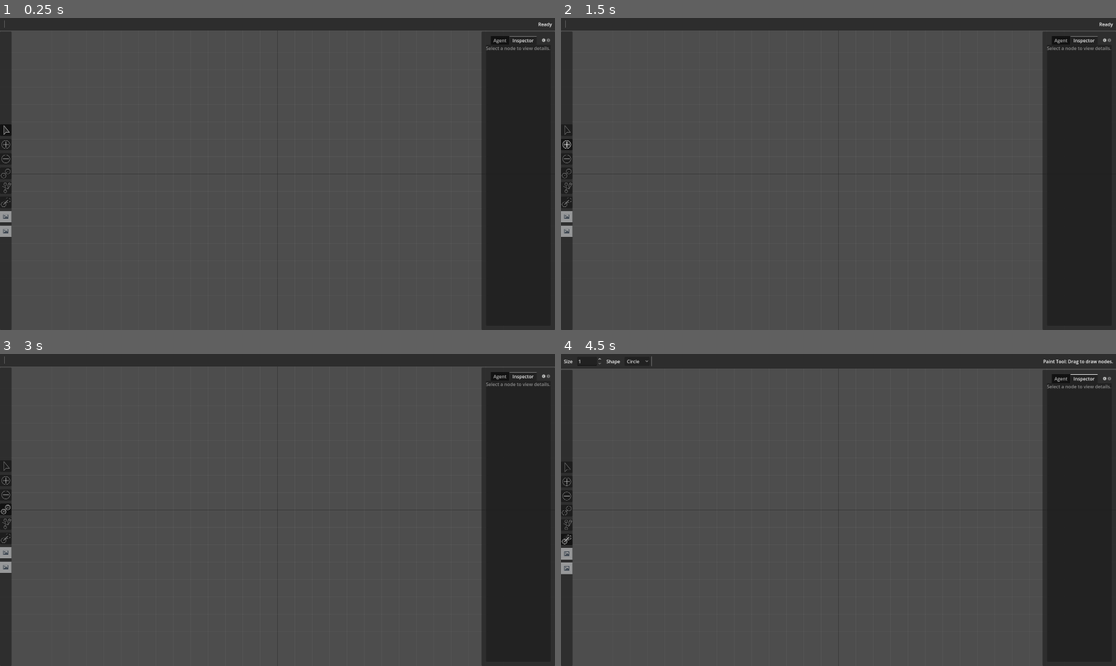
Above: before the commit, frames 1-4 (two rows, left to right).
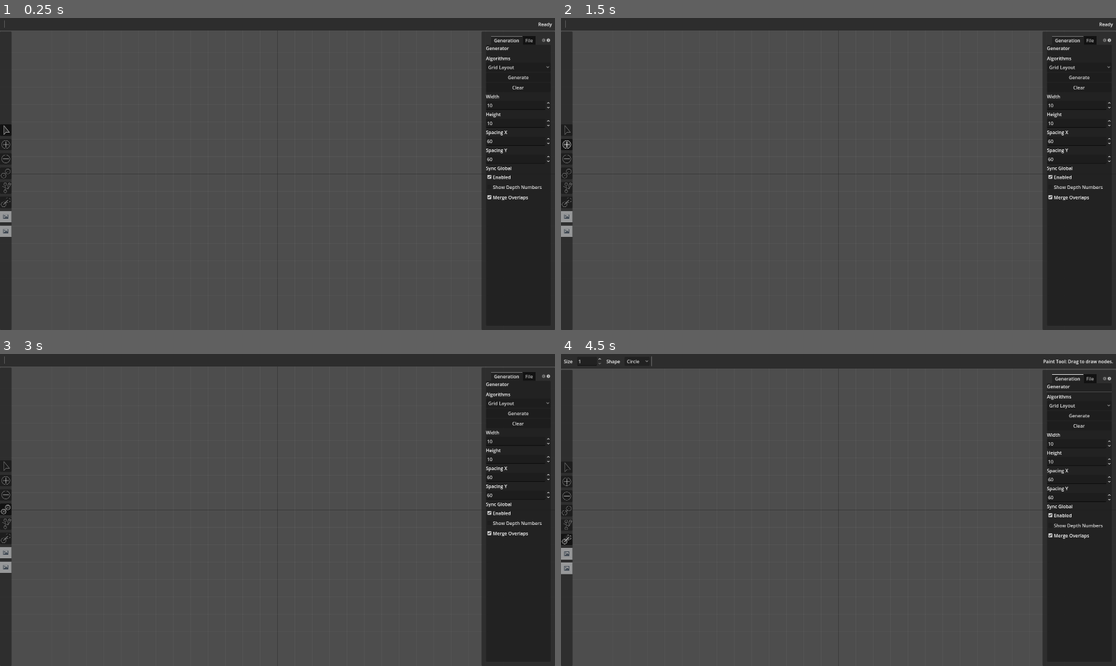
Above: after the commit, the same moments.

Repository: Code-SorceryLab/Procedural-Graph-Tools
Game: Godot game, scene res://scenes/game_player.tscn
Two runs of this game, one before a commit and one after it. Both use one fixed random seed, a clock stepped at 60 frames per second and the inputs below.
Inputs (mouse positions are in pixels of both pictures, inside the frame that each line leads up to):
- Up to frame 1 (0.25 s): no input
- Up to frame 2 (1.5 s): click (566, 130) at 0.5 s; click (566, 145) at 1.27 s
- Up to frame 3 (3 s): click (5, 494) at 2.02 s; click (5, 510) at 2.77 s
- Up to frame 4 (4.5 s): click (566, 522) at 3.52 s; click (566, 538) at 4.27 s

The runs differ from the first frame. In frame 1, 0.6% of the frame differs, in the area x 87-100%, y 5-59%; in frame 2, 0.6%; in frame 3, 0.6%; in frame 4, 0.6%, in the area x 87-100%, y 6-60%.

Commit message:
Step/Start/Reset Implemented
Step can progress the simulation by 1 step, play plays a whole sequence of a walker's behaviour, reset takes them back to their starting point.

Diff:
--- a/graph-tools/scenes/game_player.tscn
+++ b/graph-tools/scenes/game_player.tscn
@@ -165,12 +165,11 @@
 [node name="TabContainer" type="TabContainer" parent="UI/MainLayout/Workspace/Sidebar/Margin"]
 layout_mode = 2
 tab_alignment = 1
-current_tab = 3
+current_tab = 0
 drag_to_rearrange_enabled = true
 use_hidden_tabs_for_min_size = true
 
 [node name="Generation" type="VBoxContainer" parent="UI/MainLayout/Workspace/Sidebar/Margin/TabContainer"]
-visible = false
 layout_mode = 2
 metadata/_tab_index = 0
 
@@ -317,6 +316,7 @@
 theme_override_constants/separation = 8
 
 [node name="Inspector" type="VBoxContainer" parent="UI/MainLayout/Workspace/Sidebar/Margin/TabContainer"]
+visible = false
 layout_mode = 2
 metadata/_tab_index = 3
 
--- a/graph-tools/scripts/commands/cmd_batch.gd
+++ b/graph-tools/scripts/commands/cmd_batch.gd
@@ -27,3 +27,6 @@
 
 func get_name() -> String:
 	return _name
+
+func get_command_count() -> int:
+	return _commands.size()
--- a/graph-tools/scripts/controllers/agent_controller.gd
+++ b/graph-tools/scripts/controllers/agent_controller.gd
@@ -17,6 +17,11 @@
 var _roster_map: Dictionary = {}  # agent_id -> Control
 var _active_inputs: Dictionary = {} # For the Behavior Panel
 
+# [NEW] Playback State
+var is_playing: bool = false
+var play_timer: float = 0.0
+var play_speed: float = 0.1 # Seconds per tick (0.1 = 10 ticks/sec)
+
 func _ready() -> void:
 	# 1. Listen for Graph Changes
 	graph_editor.graph_modified.connect(_on_graph_modified)
@@ -27,12 +32,28 @@
 
 	# 2. Playback Signals
 	if btn_step: btn_step.pressed.connect(_on_step_pressed)
-	if btn_play: btn_play.pressed.connect(_on_play_pressed)
 	if btn_reset: btn_reset.pressed.connect(_on_reset_pressed)
+
+	# [UPDATED] Play Button is now a Toggle
+	if btn_play:
+		btn_play.toggle_mode = true
+		btn_play.toggled.connect(_on_play_toggled)
+		# Safety: Disconnect old signal if it exists (from editor setups)
+		if btn_play.pressed.is_connected(_on_play_pressed):
+			btn_play.pressed.disconnect(_on_play_pressed)
 
 	# 3. Build Initial UI
 	_full_roster_rebuild()
 	_build_behavior_ui()
+
+# [NEW] Heartbeat Loop for Auto-Play
+func _process(delta: float) -> void:
+	if not is_playing: return
+
+	play_timer -= delta
+	if play_timer <= 0:
+		play_timer = play_speed
+		_perform_step()
 
 # ==============================================================================
 # 1. ROSTER LOGIC (Custom UI)
@@ -91,10 +112,6 @@
 	# Trigger Editor Selection
 	graph_editor.set_selection_batch([agent.current_node_id], [], true)
 	graph_editor.set_agent_selection([agent], false)
-
-	# Optional: Center Camera
-	# var pos = graph_editor.graph.get_node_pos(agent.current_node_id)
-	# graph_editor.camera.center_on_position(pos)
 
 func _on_agent_selection_changed(selected_agents: Array) -> void:
 	# Highlight the row in the list
@@ -117,6 +134,32 @@
 func _on_graph_modified() -> void:
 	# Simple rebuild for now. In future, optimize to only update changed rows.
 	_full_roster_rebuild()
+
+# Updates the text/color of existing rows without destroying them (Fast)
+func _refresh_roster_status() -> void:
+	for id in _roster_map:
+		_update_row_visuals(id)
+
+# Updates a single row's UI based on the agent's current state
+func _update_row_visuals(agent_id: int) -> void:
+	if not _roster_map.has(agent_id): return
+
+	var row = _roster_map[agent_id]
+	# Children order based on creation: [0]=Icon, [1]=Name, [2]=Location, [3]=Button
+	var icon = row.get_child(0) as ColorRect
+	var lbl_loc = row.get_child(2) as Label
+
+	# Find the actual agent object in the graph
+	var agent = null
+	for a in graph_editor.graph.agents:
+		if a.id == agent_id:
+			agent = a
+			break
+
+	if agent:
+		# Update UI values
+		lbl_loc.text = "@ %s" % agent.current_node_id
+		icon.color = Color.GREEN if agent.active else Color.RED
 
 # ==============================================================================
 # 2. BEHAVIOR LOGIC (Using SettingsUIBuilder)
@@ -161,17 +204,53 @@
 	# TODO: In Phase 4, we will loop through graph.agents and update their state here.
 
 # ==============================================================================
-# 3. PLAYBACK STUBS
-# ==============================================================================
+# 3. PLAYBACK CONTROLS
+# ==============================================================================
+
 func _on_step_pressed() -> void:
-	print("Step!")
-
+	# Pause auto-play if we step manually
+	if btn_play and is_playing:
+		btn_play.button_pressed = false
+	_perform_step()
+
+func _perform_step() -> void:
+	var sim = graph_editor.simulation
+	if not sim: return
+
+	# [UPDATED] Receive the command batch
+	var cmd = sim.step()
+
+	if cmd:
+		# Commit to History (Enables Undo!)
+		graph_editor._commit_command(cmd)
+		# UI updates via _on_graph_modified -> _full_roster_rebuild
+		# BUT we call refresh here too for immediate visual feedback on stats
+		_update_stats()
+		_refresh_roster_status()
+	else:
+		# Simulation stalled or finished
+		print("Simulation Finished (or no changes).")
+		if btn_play: btn_play.button_pressed = false
+
+		# Still update stats in case something stalled cleanly
+		_update_stats()
+		_refresh_roster_status()
+
+# [UPDATED] Replaces stub with proper Toggle logic
+func _on_play_toggled(toggled_on: bool) -> void:
+	is_playing = toggled_on
+	if btn_play:
+		btn_play.text = "Pause" if toggled_on else "Play"
+
+# Deprecated Stub - Removed/Disconnected in _ready
 func _on_play_pressed() -> void:
-	print("Play/Pause")
+	pass
 
 func _on_reset_pressed() -> void:
-	graph_editor.graph.agents.clear()
-	graph_editor.set_path_starts([])
-	graph_editor.set_path_ends([])
-	graph_editor.queue_redraw()
-	_full_roster_rebuild()
+	# Stop playing
+	if btn_play: btn_play.button_pressed = false
+
+	if graph_editor.simulation:
+		graph_editor.simulation.reset_state()
+		graph_editor.queue_redraw()
+		_full_roster_rebuild()
--- a/graph-tools/scripts/graph_editor.gd
+++ b/graph-tools/scripts/graph_editor.gd
@@ -24,6 +24,9 @@
 
 # --- DATA MODEL ---
 var graph: Graph = Graph.new()
+
+# --- PHYSICS/LOGIC ENGINE ---
+var simulation: Simulation
 
 # --- STATE MANAGEMENT ---
 # Tool Manager
@@ -82,6 +85,10 @@
 
 	renderer.selected_agent_ids_ref = selected_agent_ids
 
+	# [NEW] Initialize the Simulation Engine
+	# We pass the graph reference so the engine knows what to operate on.
+	simulation = Simulation.new(graph)
+
 	if grid_renderer:
 		grid_renderer.camera_ref = camera
 
@@ -557,6 +564,11 @@
 func load_new_graph(new_graph: Graph) -> void:
 	self.graph = new_graph
 	history = GraphHistory.new(graph)
+
+	# [NEW] Reconstruct the Simulation Engine
+	# This ensures we aren't using the old Simulation instance with the old Graph data
+	simulation = Simulation.new(graph)
+
 	_reset_local_state()
 	_reconstruct_state_from_ids()
 	graph_loaded.emit(graph)
--- a/graph-tools/scripts/simulation/agent_walker.gd
+++ b/graph-tools/scripts/simulation/agent_walker.gd
@@ -6,7 +6,7 @@
 var pos: Vector2
 var current_node_id: String
 var start_node_id: String
-var step_count: int = 0
+var step_count: int = 0  # <--- THIS IS THE COUNTER
 var history: Array[Dictionary] = []
 
 # --- SETTINGS ---
@@ -14,7 +14,7 @@
 var active: bool = true
 var mode: int = 0 # 0 = Grow, 1 = Paint
 var snap_to_grid: bool = false
-var steps: int = 15 # [UPDATED] Default to 15
+var steps: int = 15     # <--- THIS IS THE LIMIT (Max Steps)
 var branch_randomly: bool = false
 
 # --- INITIALIZATION ---
@@ -36,9 +36,13 @@
 	history.clear()
 
 # --- EXPLICIT ACTIONS ---
-func warp(new_pos: Vector2) -> void:
+
+# Unified movement function
+# If new_node_id is provided, we snap to that node.
+# If new_node_id is empty, the agent becomes "floating" at that position.
+func warp(new_pos: Vector2, new_node_id: String = "") -> void:
 	pos = new_pos
-	current_node_id = ""
+	current_node_id = new_node_id
 
 # --- SHARED SCHEMA (Source of Truth) ---
 static func get_template_settings() -> Array[Dictionary]:
@@ -107,7 +111,7 @@
 		"pos": warp(value)
 
 # ==============================================================================
-# BEHAVIORS (Unchanged)
+# BEHAVIORS
 # ==============================================================================
 
 func _commit_step(new_id: String, new_pos: Vector2) -> void:
@@ -116,7 +120,7 @@
 	step_count += 1
 	history.append({ "node": new_id, "step": step_count })
 
-func step_grow(graph: GraphRecorder, grid_spacing: Vector2, merge_overlaps: bool) -> String:
+func step_grow(graph, grid_spacing: Vector2, merge_overlaps: bool) -> String:
 	if current_node_id == "":
 		var under_feet = graph.get_node_at_position(pos, -1.0)
 		if not under_feet.is_empty(): current_node_id = under_feet
@@ -151,7 +155,7 @@
 	_commit_step(new_id, target_pos)
 	return new_id
 
-func step_paint(graph: GraphRecorder, _ignored_branch_param: bool, session_path: Array) -> String:
+func step_paint(graph, _ignored_branch_param: bool, session_path: Array) -> String:
 	if not current_node_id.is_empty():
 		graph.set_node_type(current_node_id, my_paint_type)
 
@@ -172,7 +176,7 @@
 		3: return Vector2(0, -scale.y)
 	return Vector2.ZERO
 
-func _generate_unique_id(graph: GraphRecorder) -> String:
+func _generate_unique_id(graph) -> String:
 	var temp_count = step_count + 1
 	var new_id = "walk:%d:%d" % [id, temp_count]
 	while graph.nodes.has(new_id):
@@ -180,7 +184,7 @@
 		new_id = "walk:%d:%d" % [id, temp_count]
 	return new_id
 
-func _pick_next_paint_node(graph: GraphRecorder, do_branch: bool, session_path: Array) -> String:
+func _pick_next_paint_node(graph, do_branch: bool, session_path: Array) -> String:
 	var next_id = ""
 	if do_branch and randf() < 0.2 and not session_path.is_empty():
 		var candidate = session_path.pick_random()
--- a/graph-tools/scripts/simulation/simulation.gd
+++ b/graph-tools/scripts/simulation/simulation.gd
@@ -2,14 +2,12 @@
 extends RefCounted
 
 # --- SIGNALS ---
-# Emitted when a step completes (useful for the Controller to know when to refresh UI)
 signal step_completed(tick_index: int)
 
 # --- STATE ---
 var graph: Graph
 var tick_count: int = 0
-var is_active: bool = false
-var _session_path: Array[String] = [] # Tracks visited nodes for this session
+var _session_path: Array[String] = []
 
 # --- INITIALIZATION ---
 func _init(target_graph: Graph) -> void:
@@ -22,59 +20,100 @@
 # Advances the simulation by exactly one "turn"
 # Returns TRUE if any agent performed an action (simulation is still alive)
 # Returns FALSE if all agents are stopped/inactive
-func step() -> bool:
-	if not graph: return false
+func step() -> GraphCommand:
+	if not graph: return null
 
 	var grid_spacing = GraphSettings.GRID_SPACING
 	var any_active = false
-	var agents_moved = 0
 
-	# We iterate over all agents in the graph
+	# 1. Setup Recorder (Captures new nodes/edges/paints)
+	var recorder = GraphRecorder.new(graph)
+
+	# 2. Snapshot Agent States (Captures movement)
+	var pre_sim_states = {}
 	for agent in graph.agents:
 		if agent.active:
-			# 1. Check Limits (Optional: Move this logic to AgentWalker later)
-			if agent.steps >= agent.get("step_count"):
+			pre_sim_states[agent.id] = _snapshot_agent(agent)
+
+	# 3. Run Logic
+	for agent in graph.agents:
+		if agent.active:
+			if agent.steps > 0 and agent.step_count >= agent.steps:
 				agent.active = false
 				continue
 
 			any_active = true
 			var visited_id = ""
 
-			# 2. Execute Behavior
-			# Currently hardcoded to the Agent's internal 'step' functions.
-			# In Phase 3, we will call `agent.update_behavior(graph)` here.
-			if agent.mode == 0: # Grow Mode
-				visited_id = agent.step_grow(graph, grid_spacing, true)
-			else: # Paint Mode
-				visited_id = agent.step_paint(graph, false, _session_path)
+			# PASS THE RECORDER, NOT THE GRAPH
+			if agent.mode == 0: # Grow
+				visited_id = agent.step_grow(recorder, grid_spacing, true)
+			else: # Paint
+				visited_id = agent.step_paint(recorder, false, _session_path)
 
-			# 3. Record Result
 			if visited_id != "":
 				_session_path.append(visited_id)
-				agent.steps += 1
-				agents_moved += 1
+				agent.step_count += 1
 
-	if any_active:
-		tick_count += 1
-		step_completed.emit(tick_count)
+	if not any_active:
+		return null
 
-	return any_active
+	tick_count += 1
+	step_completed.emit(tick_count)
+
+	# 4. Compile Undo Batch
+	var batch = CmdBatch.new(graph, "Simulation Step %d" % tick_count)
+
+	# A. Add Structural Changes (Nodes/Edges created during step)
+	for cmd in recorder.recorded_commands:
+		batch.add_command(cmd)
+
+	# B. Add Agent Movement (Diff against snapshot)
+	for agent in graph.agents:
+		if pre_sim_states.has(agent.id):
+			var start_state = pre_sim_states[agent.id]
+			var end_state = _snapshot_agent(agent)
+
+			# If agent changed position or active state, record it
+			if start_state.hash() != end_state.hash():
+				var move_cmd = CmdUpdateAgent.new(graph, agent, start_state, end_state)
+				batch.add_command(move_cmd)
+
+	# Only return batch if something actually happened
+	if batch.get_command_count() > 0:
+		return batch
+
+	return null
+
+# Helper to capture agent state for Diffing
+func _snapshot_agent(agent) -> Dictionary:
+	return {
+		"pos": agent.pos,
+		"node_id": agent.current_node_id,
+		"step_count": agent.step_count,
+		"history": agent.history.duplicate(),
+		"active": agent.active
+	}
 
 # Resets the state without deleting the agents (Acts like "Rewind")
 # Note: To fully clear the board, the Controller should call graph.agents.clear()
 func reset_state() -> void:
 	tick_count = 0
 	_session_path.clear()
-	# Reset agent internal counters
+
 	for agent in graph.agents:
-		agent.steps = 0
+		agent.step_count = 0
 		agent.active = true
 		agent.history.clear()
-		agent.history.append(agent.current_node_id)
 
-		# Teleport back to start if possible
+		if agent.current_node_id != "":
+			agent.history.append({"node": agent.current_node_id, "step": 0})
+
+		# [UPDATED] Use warp instead of jump_to_node
 		if agent.start_node_id != "" and graph.nodes.has(agent.start_node_id):
-			agent.jump_to_node(agent.start_node_id, graph.get_node_pos(agent.start_node_id))
+			var start_pos = graph.get_node_pos(agent.start_node_id)
+			# Pass BOTH the position and the ID so the agent snaps correctly
+			agent.warp(start_pos, agent.start_node_id)
 
 # --- HELPERS ---
 
